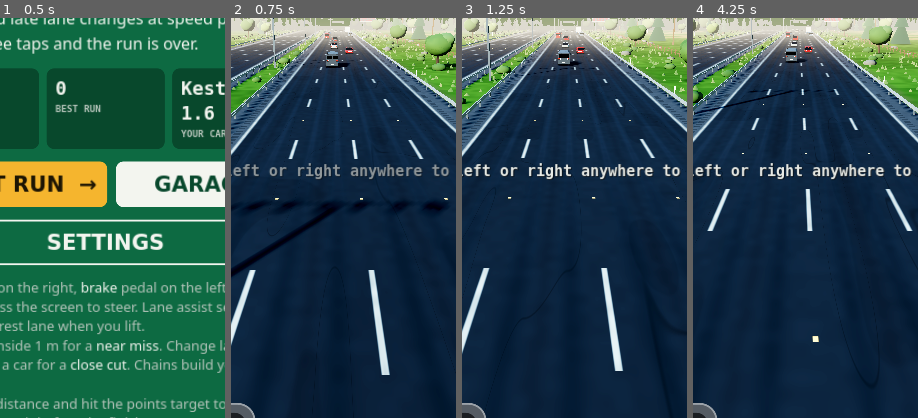
Above: before the commit, frames 1-4 (left to right).
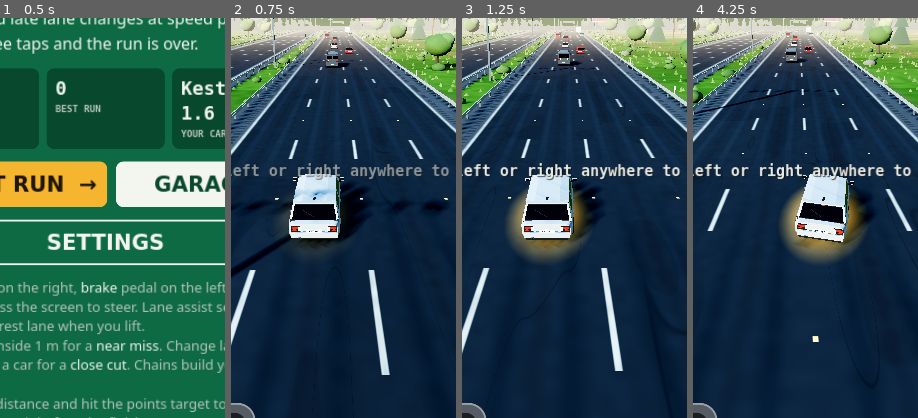
Above: after the commit, the same moments.

Repository: dexdev4/hesigame
Game: Godot game, scene res://scenes/main.tscn
The game is run twice, just before and just after one commit, with the same random seed, the same clock (stepped at 60 frames per second) and the same inputs.
Inputs (mouse positions are % of the whole screen's width and height, from its top left):
- Up to frame 1 (0.5 s): no input
- Up to frame 2 (0.75 s): click "START RUN →" at 0.5 s
- Up to frame 3 (1.25 s): no input
- Up to frame 4 (4.25 s): tap Enter at 1.25 s; move the mouse to (72, 45) at 1.27 s; hold Right 1.28-2 s; tap P at 1.35 s; click (72, 45) at 1.42 s; tap Space at 1.52, 1.82 s; click "CAM" at 2 s; click "II" at 2.75 s; click "RESUME" at 3.5 s
The pictures show only the part of the screen within x 26-76%, y 38-88%; the shares and areas given below are measured in that part.

Frame 1 is identical in both runs. In frame 2, 4.8% of the frame differs, in the area x 22-60%, y 39-59%; in frame 3, 6.6%, in the area x 20-62%, y 39-61%; in frame 4, 6.5%.

Commit message:
Replace the invulnerability blink with a glow under the car
After a crash and at the start of each stage the player's car was
invulnerable and blinked on and off ten times a second, only in the
chase view. Sitting at the centre of the road, it looked like a car
popping in and out. A high-speed id-colour capture showed no traffic car
vanishing within 300 m, which pointed at this. The car now stays solid
and a soft amber halo pulses on the road under it while invulnerable.

Adds --car and --autospeed test flags.

Co-Authored-By: Claude Opus 5.5 <noreply@anthropic.com>
Claude-Session: https://claude.ai/code/session_01V3t6tCQmwGKSinx7jPHTtZ

Diff:
--- a/scripts/car_model.gd
+++ b/scripts/car_model.gd
@@ -797,6 +797,8 @@
 var _lever_base := Vector3.ZERO
 var _lever_target := Vector3.ZERO
 var _last_screen := ""
+var _halo: MeshInstance3D
+var _halo_mat: StandardMaterial3D
 var _msg: Label3D
 var _msg_until := 0
 var _hands: Array[MeshInstance3D] = []
@@ -1445,6 +1447,43 @@
 	mi.transform = Transform3D(Basis(x, y * d.length(), z), (a + b) / 2.0)
 
 
+## Invulnerability glow: a soft amber halo pulsing on the road under the car.
+func set_ghost(on: bool, t: float) -> void:
+	if not on:
+		if _halo:
+			_halo.visible = false
+		return
+	if _halo == null:
+		_shadow()
+		var g := Gradient.new()
+		g.set_color(0, Color(1, 1, 1, 1))
+		g.set_color(1, Color(1, 1, 1, 0))
+		g.add_point(0.5, Color(1, 1, 1, 0.6))
+		var tex := GradientTexture2D.new()
+		tex.gradient = g
+		tex.fill = GradientTexture2D.FILL_RADIAL
+		tex.fill_from = Vector2(0.5, 0.5)
+		tex.fill_to = Vector2(0.5, 0.0)
+		tex.width = 64
+		tex.height = 64
+		_halo_mat = StandardMaterial3D.new()
+		_halo_mat.albedo_texture = tex
+		_halo_mat.albedo_color = Color(1.0, 0.72, 0.2, 0.0)
+		_halo_mat.transparency = BaseMaterial3D.TRANSPARENCY_ALPHA
+		_halo_mat.blend_mode = BaseMaterial3D.BLEND_MODE_ADD
+		_halo_mat.shading_mode = BaseMaterial3D.SHADING_MODE_UNSHADED
+		_halo_mat.depth_draw_mode = BaseMaterial3D.DEPTH_DRAW_DISABLED
+		_halo = MeshInstance3D.new()
+		_halo.mesh = _shadow_mesh
+		_halo.material_override = _halo_mat
+		_halo.cast_shadow = GeometryInstance3D.SHADOW_CASTING_SETTING_OFF
+		_halo.scale = Vector3(shape.w + 1.8, 1.0, shape.l + 2.2)
+		_halo.position = Vector3(0, 0.03, -shape.l / 2.0)
+		add_child(_halo)
+	_halo.visible = true
+	_halo_mat.albedo_color = Color(1.0, 0.72, 0.2, 0.55 + 0.35 * sin(t * 7.0))
+
+
 ## Shows a scoring or crash message on the infotainment screen for a moment.
 func show_message(text: String, kind := "") -> void:
 	if _screen == null:
--- a/scripts/game.gd
+++ b/scripts/game.gd
@@ -100,6 +100,7 @@
 var shots: Array = []
 var burst: Array = []  # --burst=START:COUNT:DIR saves COUNT consecutive frames (test aid)
 var _burst_i := 0
+var auto_speed := 46.0  # --autospeed=M/S: how fast the test driver goes
 var idcolor := false   # --idcolor: flat unique colour per traffic car, no fog or scenery (flicker test)
 var _id_next := 1
 var _id_log: FileAccess
@@ -120,6 +121,10 @@
 			showroom = a.substr(11) if a.length() > 11 else "rear"
 		if a.begins_with("--cam="):  # chase, hood or cockpit (not saved)
 			Save.data.cam.mode = a.substr(6)
+		if a.begins_with("--autospeed="):
+			auto_speed = float(a.substr(12))
+		if a.begins_with("--car="):  # test drive another car (not saved)
+			Save.data.selected = a.substr(6)
 		if a == "--idcolor":
 			idcolor = true
 		if a == "--demo-pops":
@@ -737,7 +742,7 @@
 			best = l
 	target_x = Data.LANES[best]
 	ap_brake = best_d < 16.0
-	ap_gas = not ap_brake and player.v < (46.0 if autotest else 38.0)
+	ap_gas = not ap_brake and player.v < (auto_speed if autotest else 38.0)
 
 
 func _hit(reason: String, other: Vehicle = null) -> void:
@@ -1092,7 +1097,11 @@
 	player.model.set_roll(clampf(-player.vx * 0.025, -0.06, 0.06))
 	player.model.set_pitch(clampf(-player_accel * 0.0028, -0.022, 0.03))
 	var cam_mode: String = Save.data.cam.mode
-	player.model.visible = not idcolor and (cam_mode != "chase" or not (run and run.invuln > 0.0 and fmod(t * 10.0, 1.0) < 0.5))
+	# Invulnerability used to blink the car on and off, which in the chase view
+	# looked like a car popping in and out at the centre of the road. Now a
+	# soft glow pulses on the road under the car instead.
+	player.model.visible = not idcolor
+	player.model.set_ghost(run != null and run.invuln > 0.0 and run.dying <= 0.0, t)
 	player.model.set_gauges(player.v * 3.6 / 300.0, sound.rpm / (sound.redline * 1.1))
 	player.model.set_steer(clampf(player.vx * 0.3, -1.4, 1.4))
 	player.model.set_gear(sound.gear, delta)
